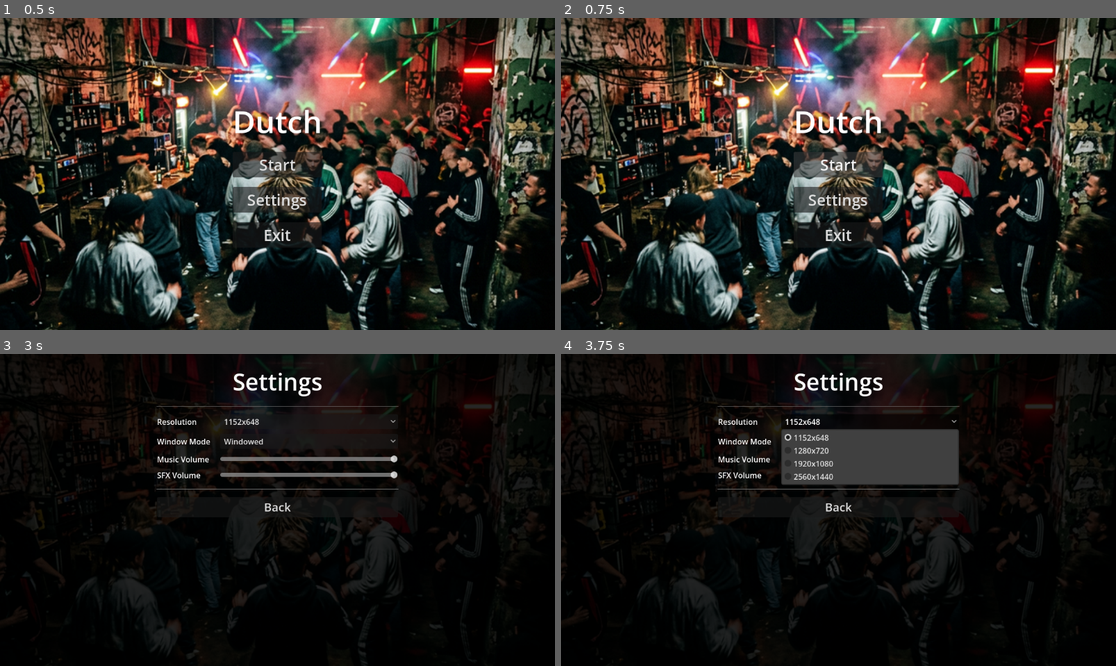
Above: before the commit, frames 1-4 (two rows, left to right).
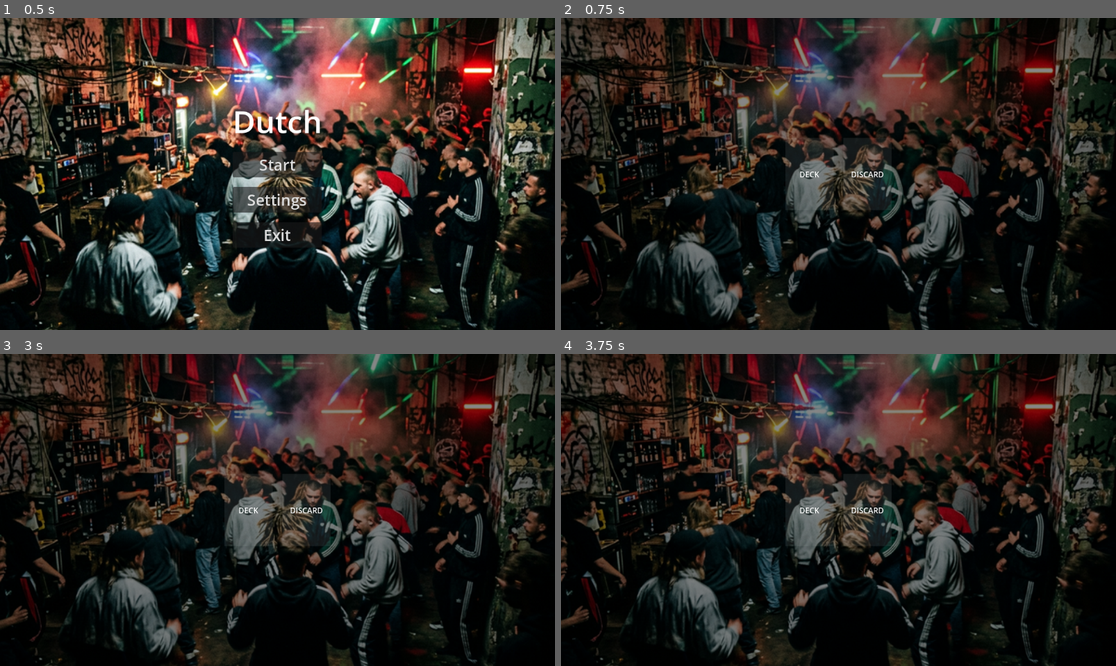
Above: after the commit, the same moments.

Repository: DinVin24/dutch
Game: Godot game, scene res://main_menu.tscn
The game is run twice, just before and just after one commit, with the same random seed, the same clock (stepped at 60 frames per second) and the same inputs.
Inputs (mouse positions are in pixels of both pictures, inside the frame that each line leads up to):
- Up to frame 1 (0.5 s): no input
- Up to frame 2 (0.75 s): click "Start" at 0.5 s
- Up to frame 3 (3 s): click (277, 500) at 1.25 s, where only the run before the commit has a clickable "Start"; click (277, 500) at 2 s, where only the run before the commit has a clickable "Start"; click (277, 534) at 2.75 s, where only the run before the commit has a clickable "Settings"
- Up to frame 4 (3.75 s): click (871, 422) at 3.5 s, where only the run before the commit has a clickable "1152x648"

Frame 1 is identical in both runs. In frame 2, 44% of the frame differs, in the area x 0-100%, y 0-100%; in frame 3, 42%; in frame 4, 42%.

Commit message:
Implement Card and UI systems, connect Main Menu to Game Board

Diff:
--- /dev/null
+++ b/card.gd
@@ -0,0 +1,43 @@
+extends Control
+class_name CardUI
+
+signal card_clicked(card_node)
+
+@onready var front_face: TextureRect = $FrontFace
+@onready var back_face: TextureRect = $BackFace
+
+var data: CardData
+var is_flipping: bool = false
+
+func setup(p_data: CardData):
+	data = p_data
+	# In a real game, you'd load specific textures based on suit/rank
+	# For now, we'll use placeholder colors or the default icon
+	_update_visuals()
+
+func _update_visuals():
+	if data.is_face_up:
+		front_face.show()
+		back_face.hide()
+	else:
+		front_face.hide()
+		back_face.show()
+
+func flip():
+	if is_flipping: return
+	is_flipping = true
+
+	var tween = create_tween()
+	# Scale down to 0 to simulate edge-on
+	tween.tween_property(self , "scale:x", 0.0, 0.15).set_trans(Tween.TRANS_QUAD).set_ease(Tween.EASE_IN)
+	tween.tween_callback(func():
+		data.is_face_up = !data.is_face_up
+		_update_visuals()
+	)
+	# Scale back up
+	tween.tween_property(self , "scale:x", 1.0, 0.15).set_trans(Tween.TRANS_QUAD).set_ease(Tween.EASE_OUT)
+	tween.tween_callback(func(): is_flipping = false)
+
+func _on_gui_input(event: InputEvent):
+	if event is InputEventMouseButton and event.pressed and event.button_index == MOUSE_BUTTON_LEFT:
+		card_clicked.emit(self )
--- /dev/null
+++ b/card.tscn
@@ -0,0 +1,75 @@
+[gd_scene load_steps=3 format=3 uid="uid://b5k8j6u8e2r8j"]
+
+[ext_resource type="Script" path="res://card.gd" id="1_script"]
+[ext_resource type="Texture2D" path="res://icon.svg" id="2_icon"]
+
+[node name="Card" type="Control"]
+custom_minimum_size = Vector2(100, 140)
+layout_mode = 3
+anchors_preset = 0
+offset_right = 100.0
+offset_bottom = 140.0
+pivot_offset = Vector2(50, 70)
+script = ExtResource("1_script")
+
+[node name="BackFace" type="ColorRect" parent="."]
+layout_mode = 1
+anchors_preset = 15
+anchor_right = 1.0
+anchor_bottom = 1.0
+grow_horizontal = 2
+grow_vertical = 2
+mouse_filter = 2
+color = Color(0.141176, 0.141176, 0.141176, 1)
+
+[node name="Border" type="ReferenceRect" parent="BackFace"]
+layout_mode = 1
+anchors_preset = 15
+anchor_right = 1.0
+anchor_bottom = 1.0
+grow_horizontal = 2
+grow_vertical = 2
+border_color = Color(1, 1, 1, 1)
+border_width = 2.0
+editor_only = false
+
+[node name="FrontFace" type="ColorRect" parent="."]
+visible = false
+layout_mode = 1
+anchors_preset = 15
+anchor_right = 1.0
+anchor_bottom = 1.0
+grow_horizontal = 2
+grow_vertical = 2
+mouse_filter = 2
+
+[node name="Icon" type="TextureRect" parent="FrontFace"]
+layout_mode = 1
+anchors_preset = 8
+anchor_left = 0.5
+anchor_top = 0.5
+anchor_right = 0.5
+anchor_bottom = 0.5
+offset_left = -32.0
+offset_top = -32.0
+offset_right = 32.0
+offset_bottom = 32.0
+grow_horizontal = 2
+grow_vertical = 2
+texture = ExtResource("2_icon")
+expand_mode = 1
+
+[node name="Label" type="Label" parent="FrontFace"]
+layout_mode = 1
+anchors_preset = 5
+anchor_left = 0.5
+anchor_right = 0.5
+offset_left = -20.0
+offset_right = 20.0
+offset_bottom = 23.0
+grow_horizontal = 2
+theme_override_colors/font_color = Color(0, 0, 0, 1)
+text = "A"
+horizontal_alignment = 1
+
+[connection signal="gui_input" from="." to="." method="_on_gui_input"]
--- /dev/null
+++ b/card_data.gd
@@ -0,0 +1,7 @@
+extends Resource
+class_name CardData
+
+@export var suit: String
+@export var rank: String
+@export var value: int
+@export var is_face_up: bool = false
--- /dev/null
+++ b/game_board.gd
@@ -0,0 +1,24 @@
+extends Control
+
+@onready var deck_area = $CenterTable/DeckArea
+@onready var discard_area = $CenterTable/DiscardArea
+@onready var player_pos_bottom = $PlayerPositions/Bottom
+@onready var player_pos_top = $PlayerPositions/Top
+@onready var player_pos_left = $PlayerPositions/Left
+@onready var player_pos_right = $PlayerPositions/Right
+
+func _ready():
+	# For now, just print that we are ready
+	print("Game Board ready. Waiting for state manager instructions...")
+
+	# Connect to GameManager signals if needed
+	GameManager.game_state_changed.connect(_on_game_state_changed)
+
+func _on_game_state_changed(new_state):
+	match new_state:
+		GameManager.GameState.DEAL_CARDS:
+			_handle_initial_deal()
+
+func _handle_initial_deal():
+	print("Visual dealing: NOT YET FULLY IMPLEMENTED")
+	# This would spawn CardUI nodes and tween them to player positions
--- /dev/null
+++ b/game_board.tscn
@@ -0,0 +1,139 @@
+[gd_scene load_steps=3 format=3 uid="uid://dw7k8v2xw5y0q"]
+
+[ext_resource type="Script" path="res://game_board.gd" id="1_script"]
+[ext_resource type="Texture2D" path="res://bg_rave.png" id="2_bg"]
+
+[node name="GameBoard" type="Control"]
+layout_mode = 3
+anchors_preset = 15
+anchor_right = 1.0
+anchor_bottom = 1.0
+grow_horizontal = 2
+grow_vertical = 2
+script = ExtResource("1_script")
+
+[node name="Background" type="TextureRect" parent="."]
+layout_mode = 1
+anchors_preset = 15
+anchor_right = 1.0
+anchor_bottom = 1.0
+grow_horizontal = 2
+grow_vertical = 2
+texture = ExtResource("2_bg")
+expand_mode = 1
+stretch_mode = 6
+
+[node name="Tint" type="ColorRect" parent="Background"]
+layout_mode = 1
+anchors_preset = 15
+anchor_right = 1.0
+anchor_bottom = 1.0
+grow_horizontal = 2
+grow_vertical = 2
+color = Color(0, 0, 0, 0.470588)
+
+[node name="CenterTable" type="HBoxContainer" parent="."]
+layout_mode = 1
+anchors_preset = 8
+anchor_left = 0.5
+anchor_top = 0.5
+anchor_right = 0.5
+anchor_bottom = 0.5
+offset_left = -110.0
+offset_top = -75.0
+offset_right = 110.0
+offset_bottom = 75.0
+grow_horizontal = 2
+grow_vertical = 2
+theme_override_constants/separation = 20
+alignment = 1
+
+[node name="DeckArea" type="Control" parent="CenterTable"]
+custom_minimum_size = Vector2(100, 140)
+layout_mode = 2
+
+[node name="Placeholder" type="ColorRect" parent="CenterTable/DeckArea"]
+layout_mode = 1
+anchors_preset = 15
+anchor_right = 1.0
+anchor_bottom = 1.0
+grow_horizontal = 2
+grow_vertical = 2
+color = Color(1, 1, 1, 0.0784314)
+
+[node name="Label" type="Label" parent="CenterTable/DeckArea/Placeholder"]
+layout_mode = 1
+anchors_preset = 8
+anchor_left = 0.5
+anchor_top = 0.5
+anchor_right = 0.5
+anchor_bottom = 0.5
+offset_left = -20.0
+offset_top = -11.5
+offset_right = 20.0
+offset_bottom = 11.5
+grow_horizontal = 2
+grow_vertical = 2
+text = "DECK"
+horizontal_alignment = 1
+
+[node name="DiscardArea" type="Control" parent="CenterTable"]
+custom_minimum_size = Vector2(100, 140)
+layout_mode = 2
+
+[node name="Placeholder" type="ColorRect" parent="CenterTable/DiscardArea"]
+layout_mode = 1
+anchors_preset = 15
+anchor_right = 1.0
+anchor_bottom = 1.0
+grow_horizontal = 2
+grow_vertical = 2
+color = Color(1, 1, 1, 0.0784314)
+
+[node name="Label" type="Label" parent="CenterTable/DiscardArea/Placeholder"]
+layout_mode = 1
+anchors_preset = 8
+anchor_left = 0.5
+anchor_top = 0.5
+anchor_right = 0.5
+anchor_bottom = 0.5
+offset_left = -31.5
+offset_top = -11.5
+offset_right = 31.5
+offset_bottom = 11.5
+grow_horizontal = 2
+grow_vertical = 2
+text = "DISCARD"
+horizontal_alignment = 1
+
+[node name="PlayerPositions" type="Control" parent="."]
+layout_mode = 1
+anchors_preset = 15
+anchor_right = 1.0
+anchor_bottom = 1.0
+grow_horizontal = 2
+grow_vertical = 2
+mouse_filter = 2
+
+[node name="Bottom" type="Marker2D" parent="PlayerPositions"]
+position = Vector2(576, 540)
+
+[node name="Top" type="Marker2D" parent="PlayerPositions"]
+position = Vector2(576, 100)
+
+[node name="Left" type="Marker2D" parent="PlayerPositions"]
+position = Vector2(150, 324)
+
+[node name="Right" type="Marker2D" parent="PlayerPositions"]
+position = Vector2(1000, 324)
+
+[node name="GameUI" type="CanvasLayer" parent="."]
+
+[node name="MainHUD" type="Control" parent="GameUI"]
+layout_mode = 3
+anchors_preset = 15
+anchor_right = 1.0
+anchor_bottom = 1.0
+grow_horizontal = 2
+grow_vertical = 2
+mouse_filter = 2
--- a/main_menu.gd
+++ b/main_menu.gd
@@ -1,7 +1,7 @@
 extends Control
 
 func _on_start_button_pressed() -> void:
-	print("Start button pressed! (Game scene not yet implemented)")
+	get_tree().change_scene_to_file("res://game_board.tscn")
 
 func _on_settings_button_pressed() -> void:
 	var settings_scene = preload("res://settings_menu.tscn")
--- /dev/null
+++ b/player_ui.tscn
@@ -0,0 +1,29 @@
+[gd_scene load_steps=2 format=3 uid="uid://cm3j8p7w8k2r1"]
+
+[node name="PlayerUI" type="VBoxContainer"]
+custom_minimum_size = Vector2(200, 0)
+offset_right = 200.0
+offset_bottom = 140.0
+theme_override_constants/separation = 10
+alignment = 1
+
+[node name="Avatar" type="ColorRect" parent="."]
+custom_minimum_size = Vector2(64, 64)
+layout_mode = 2
+size_flags_horizontal = 4
+color = Color(0.2, 0.2, 0.2, 1)
+
+[node name="NameLabel" type="Label" parent="."]
+layout_mode = 2
+text = "Player 1"
+horizontal_alignment = 1
+
+[node name="ScoreLabel" type="Label" parent="."]
+layout_mode = 2
+theme_override_font_sizes/font_size = 24
+text = "Score: 0"
+horizontal_alignment = 1
+
+[node name="DutchButton" type="Button" parent="."]
+layout_mode = 2
+text = "DUTCH!"
